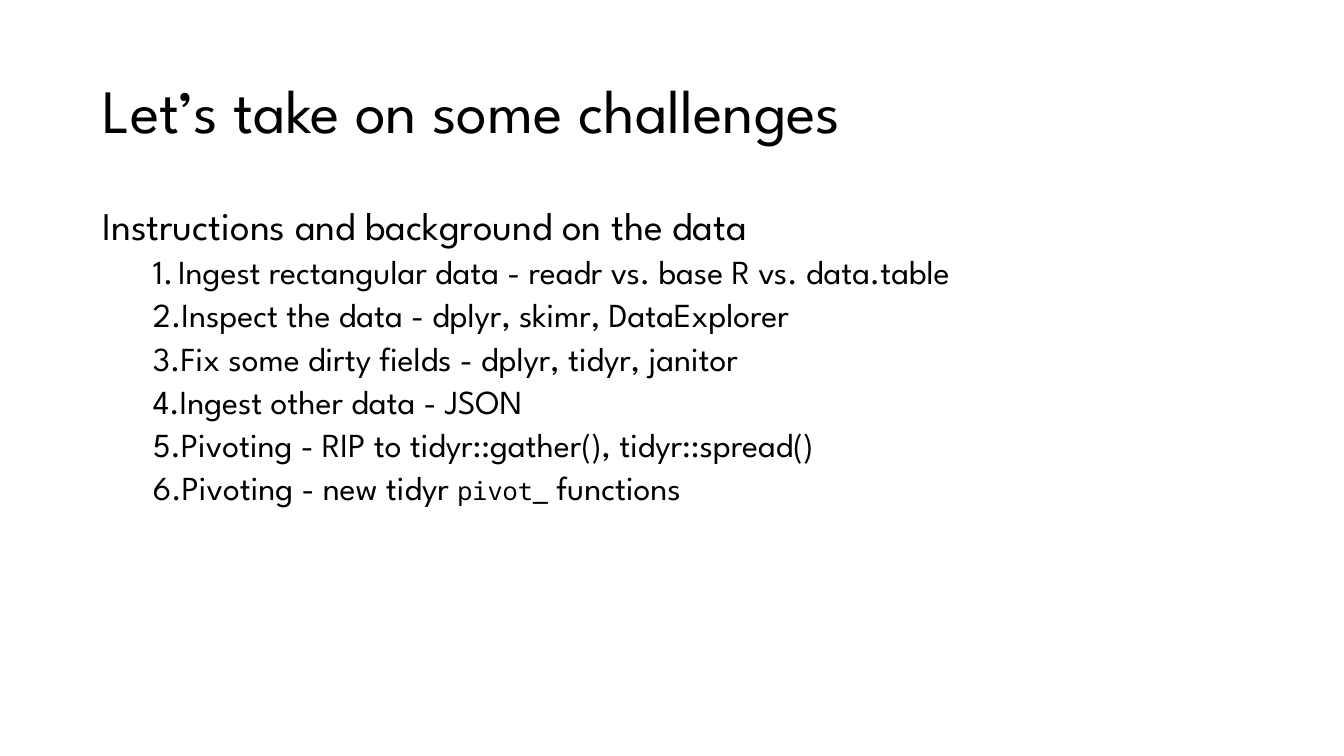
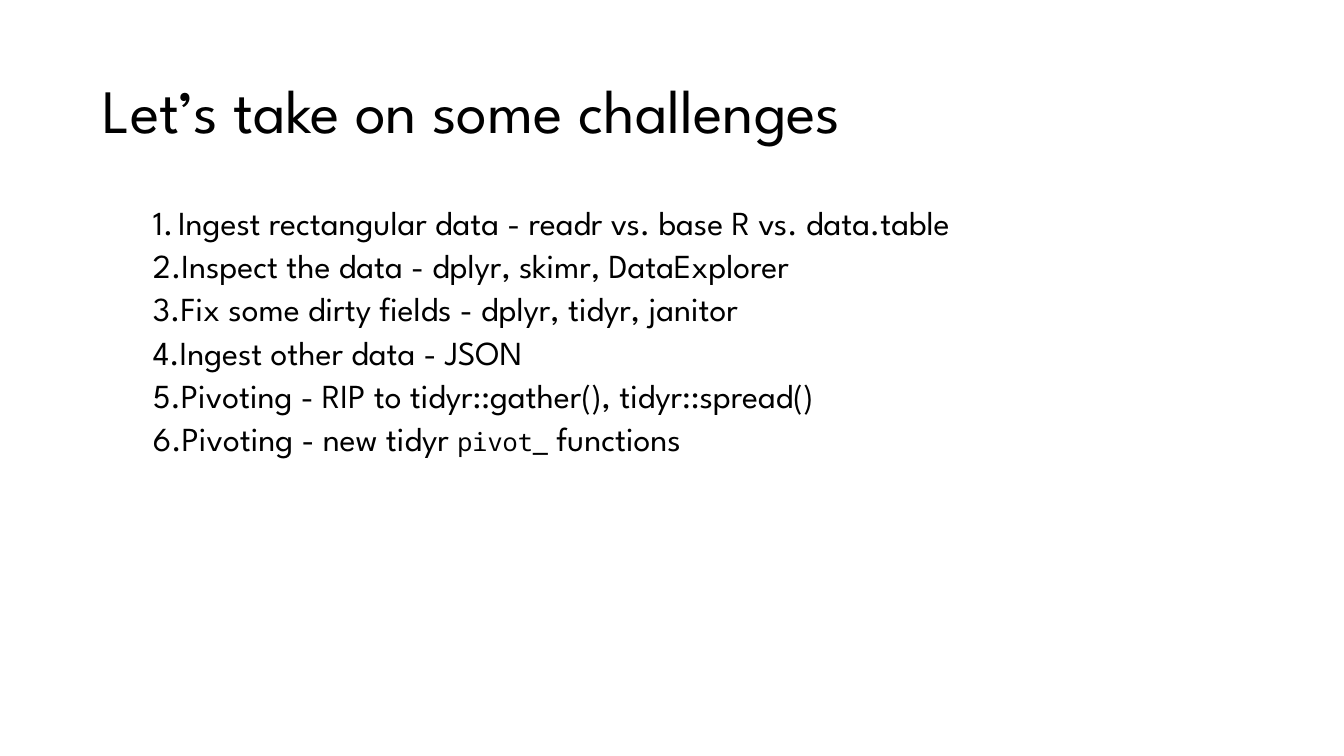
Before and after one commit to awalsh17/datacleaning_workshop, a slide deck: slide 10 of slides/1_datacleaning_workshop_slides.pptx (slide 9 before the commit). Drawn at 1344x756 pixels with LibreOffice and Linux fonts; fonts in the diff are those of the drawing; background and template pictures are left out. Boxes give left, top, right and bottom in pixels: in the first picture for what was removed or moved away, otherwise in the second. Text is boxed around its words. In the diff, an @@ line names an element or a change of style, - is before the commit and + after.

```diff
--- a/slides/1_datacleaning_workshop_slides.pptx
+++ b/slides/1_datacleaning_workshop_slides.pptx
@@ text at [102, 213, 746, 249]: paragraph removed @@
-Instructions and background on the data
```
Also in this commit, not shown: 3 other slides changed, 3 slides added, 1 slide removed, 9 other files.
